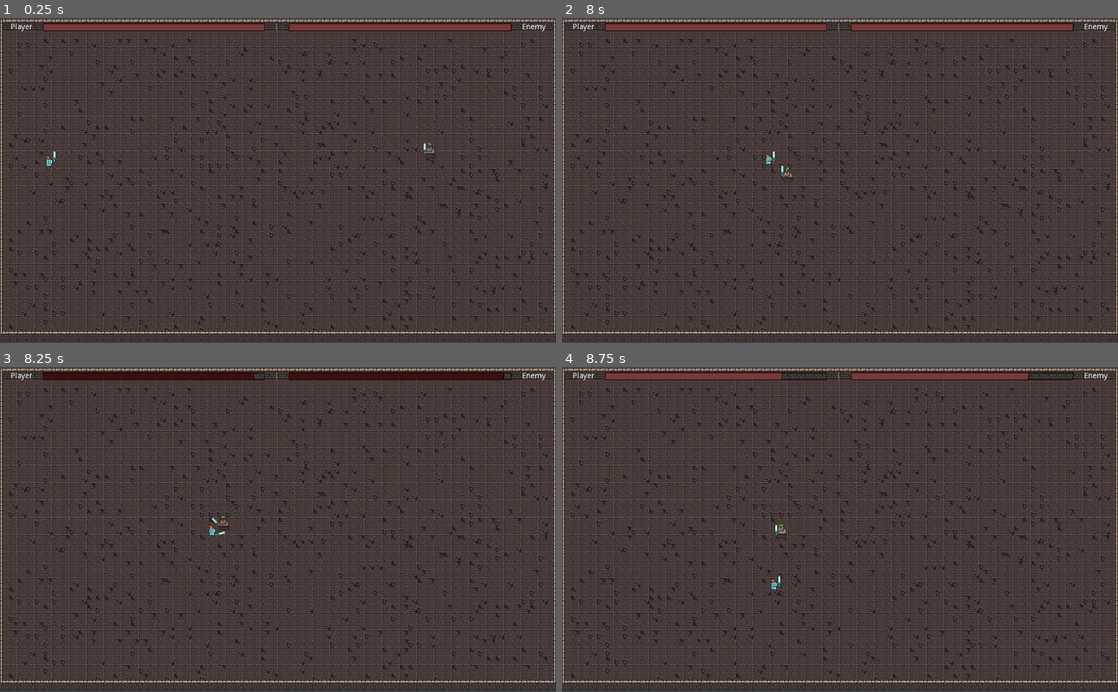
Above: before the commit, frames 1-4 (two rows, left to right).
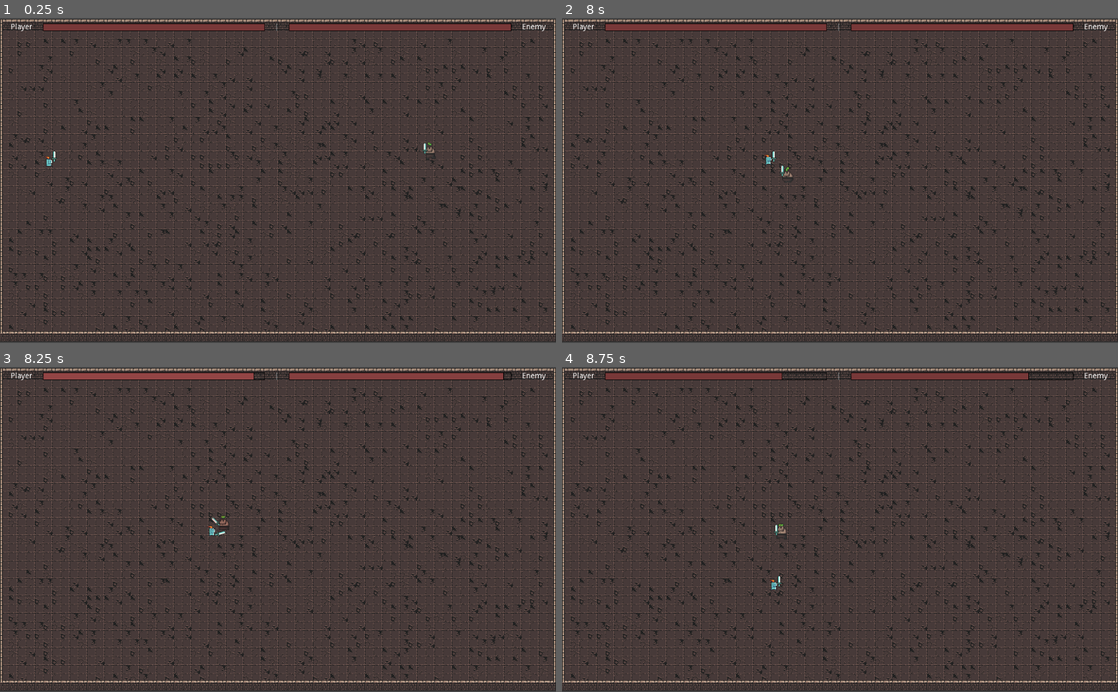
Above: after the commit, the same moments.

Repository: josephmbustamante/ludum-dare-45
Game: Godot game, scene res://Scenes/Main.tscn
The game is run twice, just before and just after one commit, with the same random seed, the same clock (stepped at 60 frames per second) and the same inputs. This scene is started directly instead of the project's main scene.
Inputs (mouse positions are in pixels of both pictures, inside the frame that each line leads up to):
- Up to frame 1 (0.25 s): no input
- Up to frame 2 (8 s): move the mouse to (962, 164) at 0.52 s; hold Right (right) 0.53-1.28 s; click (962, 164) at 0.6 s; move the mouse to (728, 196) at 1.27 s; hold Down (down) 1.28-2.03 s; click (728, 196) at 1.35 s; move the mouse to (895, 109) at 2.02 s; hold Right (right) 2.03-2.78 s; click (895, 109) at 2.1 s; move the mouse to (812, 245) at 2.77 s; hold W (up) 2.78-3.53 s; click (812, 245) at 2.85 s; move the mouse to (1006, 229) at 3.52 s; hold Left (left) 3.53-5.03 s; click (1006, 229) at 3.6 s; move the mouse to (673, 131) at 4.27 s; click (673, 131) at 4.35 s; move the mouse to (867, 180) at 5.02 s; hold Down (down) 5.03-5.78 s; click (867, 180) at 5.1 s; move the mouse to (756, 99) at 5.77 s; hold Right (right) 5.78-6.53 s; click (756, 99) at 5.85 s; move the mouse to (962, 164) at 6.52 s; hold W (up) 6.53-7.28 s; click (962, 164) at 6.6 s; move the mouse to (728, 196) at 7.27 s; hold Right (right) from 7.28 s (still down); click (728, 196) at 7.35 s
- Up to frame 3 (8.25 s): move the mouse to (333, 458) at 8.02 s; release Right (right) at 8.03 s; hold Down (down) from 8.03 s (still down); click (333, 458) at 8.1 s
- Up to frame 4 (8.75 s): keep holding Down (down)

Frames 1-2 are identical in both runs. In frame 3, 1.6% of the frame differs, in the area x 7-91%, y 1-4%; in frame 4, nothing differs.

Commit message:
Finish health bar flash effect

Diff:
--- a/Scenes/HealthBar.gd
+++ b/Scenes/HealthBar.gd
@@ -2,8 +2,8 @@
 
 var animated_health = 0
 
-var original_color = Color(0.47451, 0.223529, 0.223529)
-var flash_color = Color(1, 1, 1)
+var original_modulate = Color(1, 1, 1)
+var flash_modulate = Color(2, 2, 2)
 
 func initialize_health_bar(max_health: int):
 	value = max_health
@@ -15,6 +15,7 @@
 
 func change_health_bar_value(new_health: int):
 	$Tween.interpolate_property(self, "animated_health", animated_health, new_health, 0.5, Tween.TRANS_LINEAR, Tween.EASE_IN)
-	$Tween.interpolate_property(self, "modulate", original_color, flash_color, 0.5, Tween.TRANS_BOUNCE, Tween.EASE_IN)
+	$Tween.interpolate_property(self, "modulate", original_modulate, flash_modulate, 0.25, Tween.TRANS_QUAD, Tween.EASE_IN)
+	$Tween.interpolate_property(self, "modulate", flash_modulate, original_modulate, 0.25, Tween.TRANS_QUAD, Tween.EASE_IN, 0.25)
 	if !$Tween.is_active():
 		$Tween.start()
